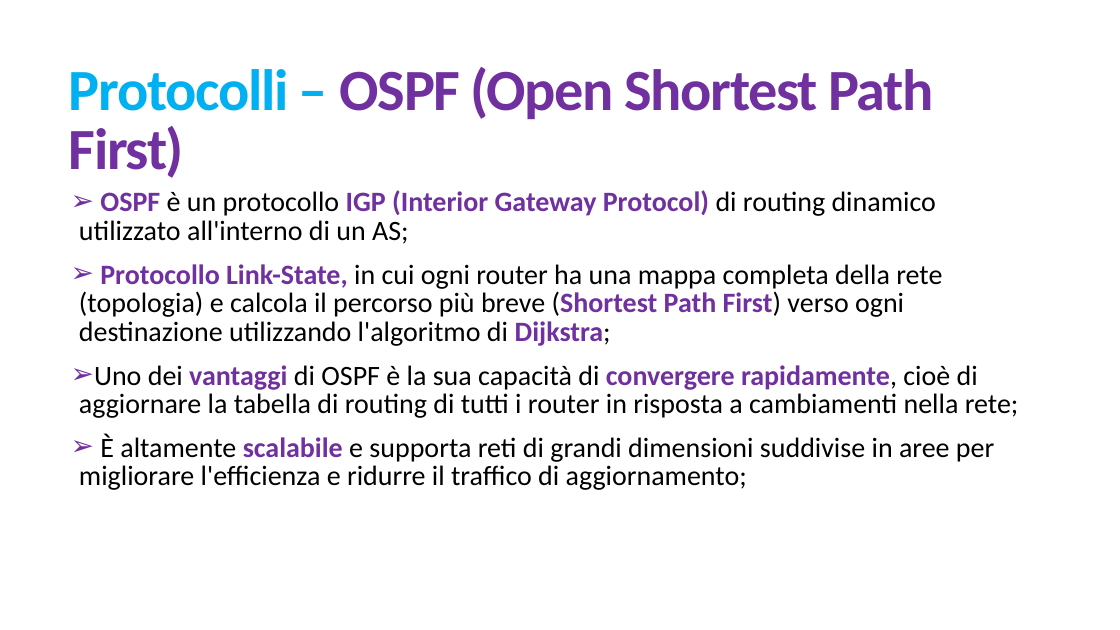
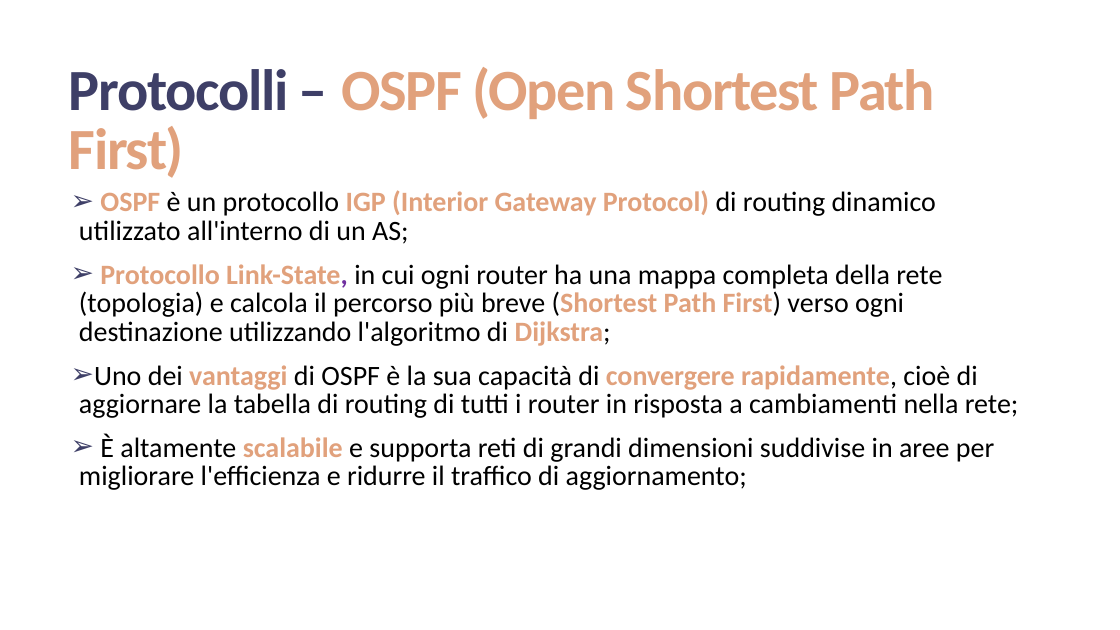
Before and after one commit to creccovalerio/NSD-Project, a slide deck: slide 7 of Presentazione_NSD.pptx. Drawn at 1120x630 pixels with LibreOffice and Linux fonts; fonts in the diff are those of the drawing. Boxes give left, top, right and bottom in pixels: in the first picture for what was removed or moved away, otherwise in the second. Text is boxed around its words. In the diff, an @@ line names an element or a change of style, - is before the commit and + after.

```diff
--- a/Presentazione_NSD.pptx
+++ b/Presentazione_NSD.pptx
@@ title "Protocolli – OSPF (Open Shortest ..." at (x1=69, y1=67, x2=936, y2=178): text colour #00B0F0 to #3E3F68 in "Protocolli –"; text colour #7030A0 to #E1A17C in "OSPF (Open Shortest Path First)" @@
@@ text "OSPF è un protocollo IGP ..." at (x1=79, y1=190, x2=1019, y2=490): text colour #7030A0 to #E1A17C in "OSPF IGP (Interior Gateway Protocol)", "Protocollo Link-State, (Shortest Path First) Dijkstra;", "vantaggi convergere rapidamente,", "scalabile"; bullet colour #7030A0 to #3E3F68 @@
```
Also in this commit, not shown: 37 other slides changed, 7 slides added, 1 other file.
